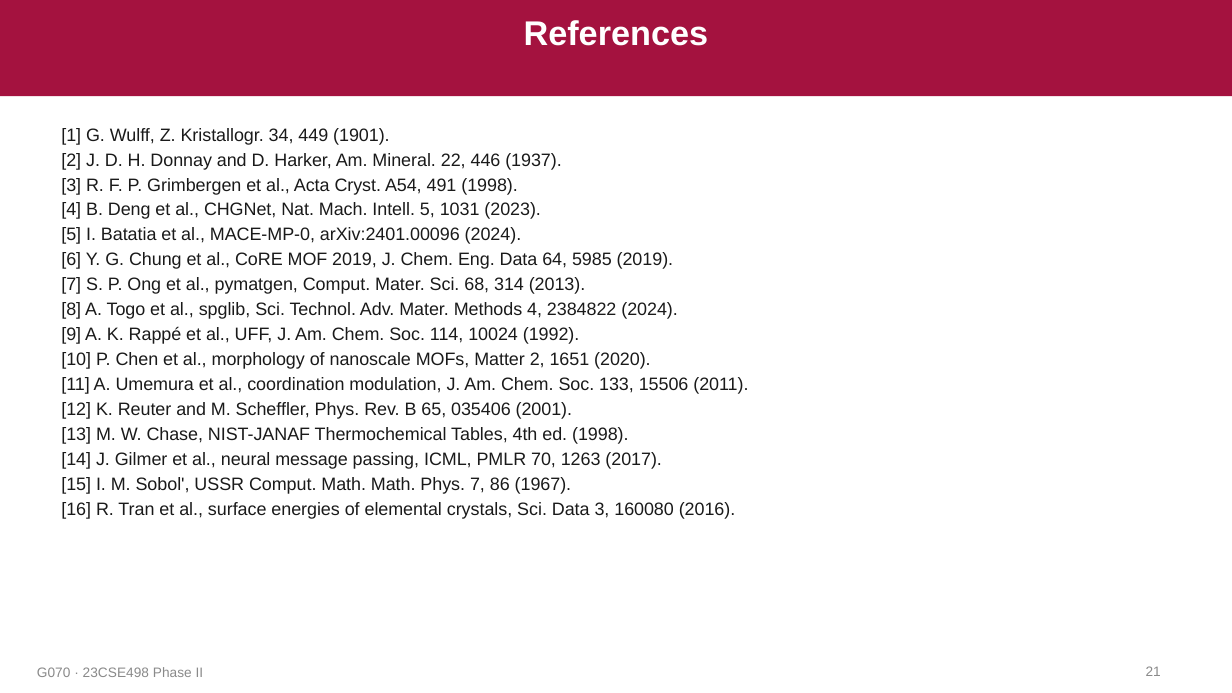
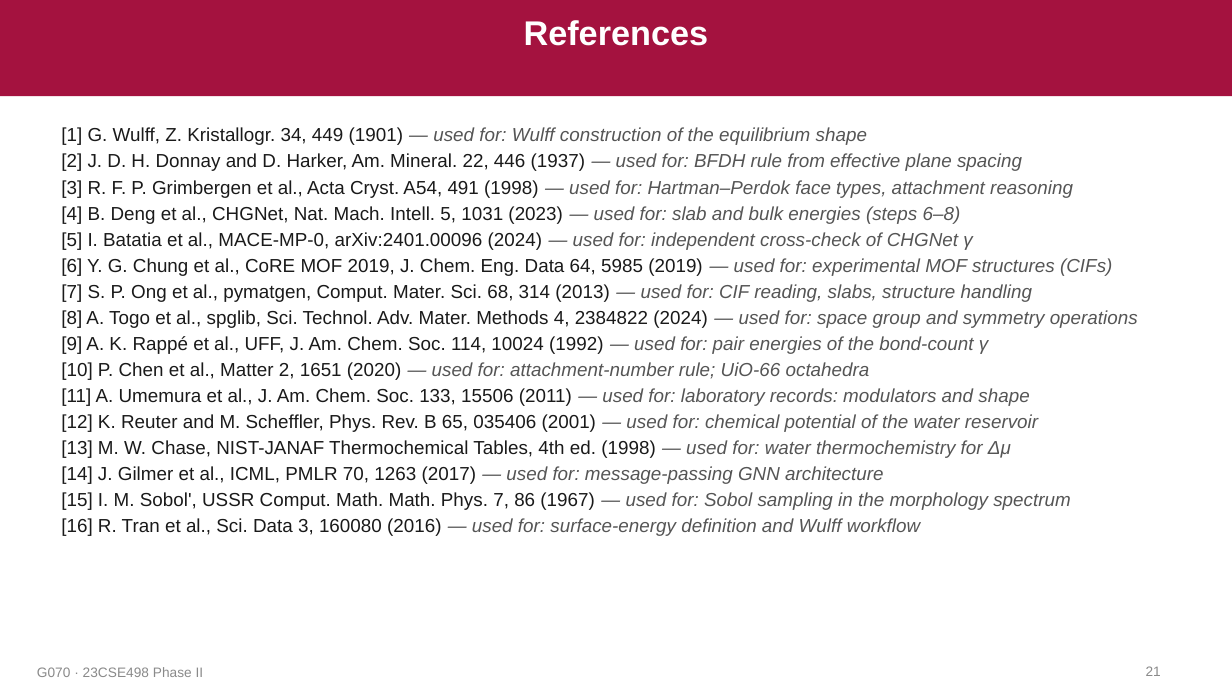
Before and after one commit to Radha-Krishna-19/fyp, a slide deck: slide 21 of docs/presentation/review_2026-11-16/G070_Phase2_Review.pptx. Drawn at 1232x693 pixels with LibreOffice and Linux fonts; fonts in the diff are those of the drawing. Boxes give left, top, right and bottom in pixels: in the first picture for what was removed or moved away, otherwise in the second. Text is boxed around its words. In the diff, an @@ line names an element or a change of style, - is before the commit and + after.

Commit message:
Review deck: references say what each was used for, water condition presented as part of the method, closing slide simplified

```diff
--- a/docs/presentation/review_2026-11-16/G070_Phase2_Review.pptx
+++ b/docs/presentation/review_2026-11-16/G070_Phase2_Review.pptx
@@ text at box(61, 127, 1138, 536): text changed; size 10.5 to 11 pt @@
-[1] G. Wulff, Z. Kristallogr. 34, 449 (1901).
-[2] J. D. H. Donnay and D. Harker, Am. Mineral. 22, 446 (1937).
-[3] R. F. P. Grimbergen et al., Acta Cryst. A54, 491 (1998).
-[4] B. Deng et al., CHGNet, Nat. Mach. Intell. 5, 1031 (2023).
-[5] I. Batatia et al., MACE-MP-0, arXiv:2401.00096 (2024).
-[6] Y. G. Chung et al., CoRE MOF 2019, J. Chem. Eng. Data 64, 5985 (2019).
-[7] S. P. Ong et al., pymatgen, Comput. Mater. Sci. 68, 314 (2013).
-[8] A. Togo et al., spglib, Sci. Technol. Adv. Mater. Methods 4, 2384822 (2024).
-[9] A. K. Rappé et al., UFF, J. Am. Chem. Soc. 114, 10024 (1992).
-[10] P. Chen et al., morphology of nanoscale MOFs, Matter 2, 1651 (2020).
-[11] A. Umemura et al., coordination modulation, J. Am. Chem. Soc. 133, 15506 (2011).
-[12] K. Reuter and M. Scheffler, Phys. Rev. B 65, 035406 (2001).
-[13] M. W. Chase, NIST-JANAF Thermochemical Tables, 4th ed. (1998).
-[14] J. Gilmer et al., neural message passing, ICML, PMLR 70, 1263 (2017).
-[15] I. M. Sobol', USSR Comput. Math. Math. Phys. 7, 86 (1967).
-[16] R. Tran et al., surface energies of elemental crystals, Sci. Data 3, 160080 (2016).
+[1] G. Wulff, Z. Kristallogr. 34, 449 (1901) — used for: Wulff construction of the equilibrium shape
+[2] J. D. H. Donnay and D. Harker, Am. Mineral. 22, 446 (1937) — used for: BFDH rule from effective plane spacing
+[3] R. F. P. Grimbergen et al., Acta Cryst. A54, 491 (1998) — used for: Hartman–Perdok face types, attachment reasoning
+[4] B. Deng et al., CHGNet, Nat. Mach. Intell. 5, 1031 (2023) — used for: slab and bulk energies (steps 6–8)
+[5] I. Batatia et al., MACE-MP-0, arXiv:2401.00096 (2024) — used for: independent cross-check of CHGNet γ
+[6] Y. G. Chung et al., CoRE MOF 2019, J. Chem. Eng. Data 64, 5985 (2019) — used for: experimental MOF structures (CIFs)
+[7] S. P. Ong et al., pymatgen, Comput. Mater. Sci. 68, 314 (2013) — used for: CIF reading, slabs, structure handling
+[8] A. Togo et al., spglib, Sci. Technol. Adv. Mater. Methods 4, 2384822 (2024) — used for: space group and symmetry operations
+[9] A. K. Rappé et al., UFF, J. Am. Chem. Soc. 114, 10024 (1992) — used for: pair energies of the bond-count γ
+[10] P. Chen et al., Matter 2, 1651 (2020) — used for: attachment-number rule; UiO-66 octahedra
+[11] A. Umemura et al., J. Am. Chem. Soc. 133, 15506 (2011) — used for: laboratory records: modulators and shape
+[12] K. Reuter and M. Scheffler, Phys. Rev. B 65, 035406 (2001) — used for: chemical potential of the water reservoir
+[13] M. W. Chase, NIST-JANAF Thermochemical Tables, 4th ed. (1998) — used for: water thermochemistry for Δμ
+[14] J. Gilmer et al., ICML, PMLR 70, 1263 (2017) — used for: message-passing GNN architecture
+[15] I. M. Sobol', USSR Comput. Math. Math. Phys. 7, 86 (1967) — used for: Sobol sampling in the morphology spectrum
+[16] R. Tran et al., Sci. Data 3, 160080 (2016) — used for: surface-energy definition and Wulff workflow
```
Also in this commit, not shown: 7 other slides changed, 1 slide added, 1 slide removed, 5 other files.
